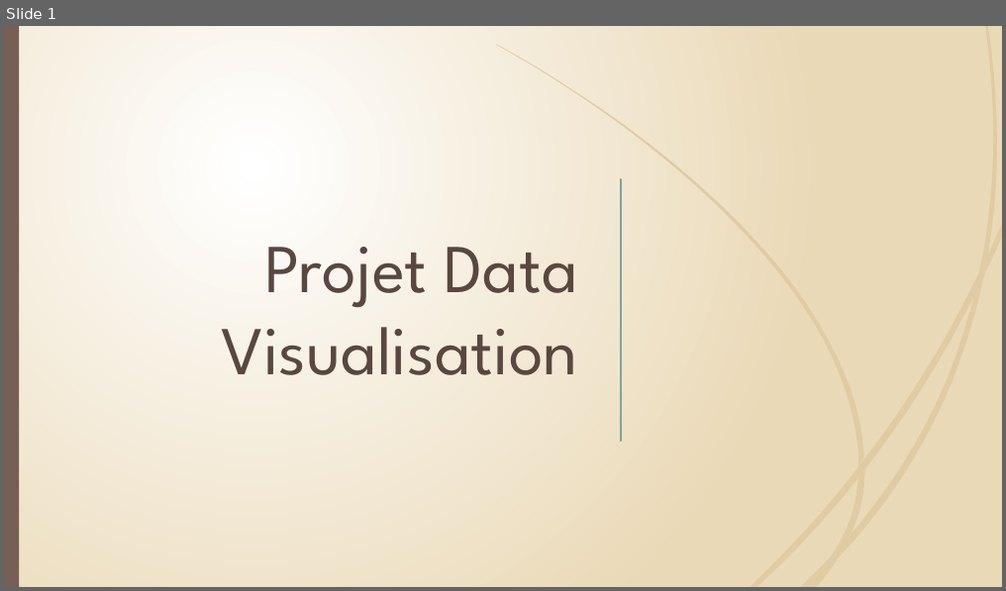
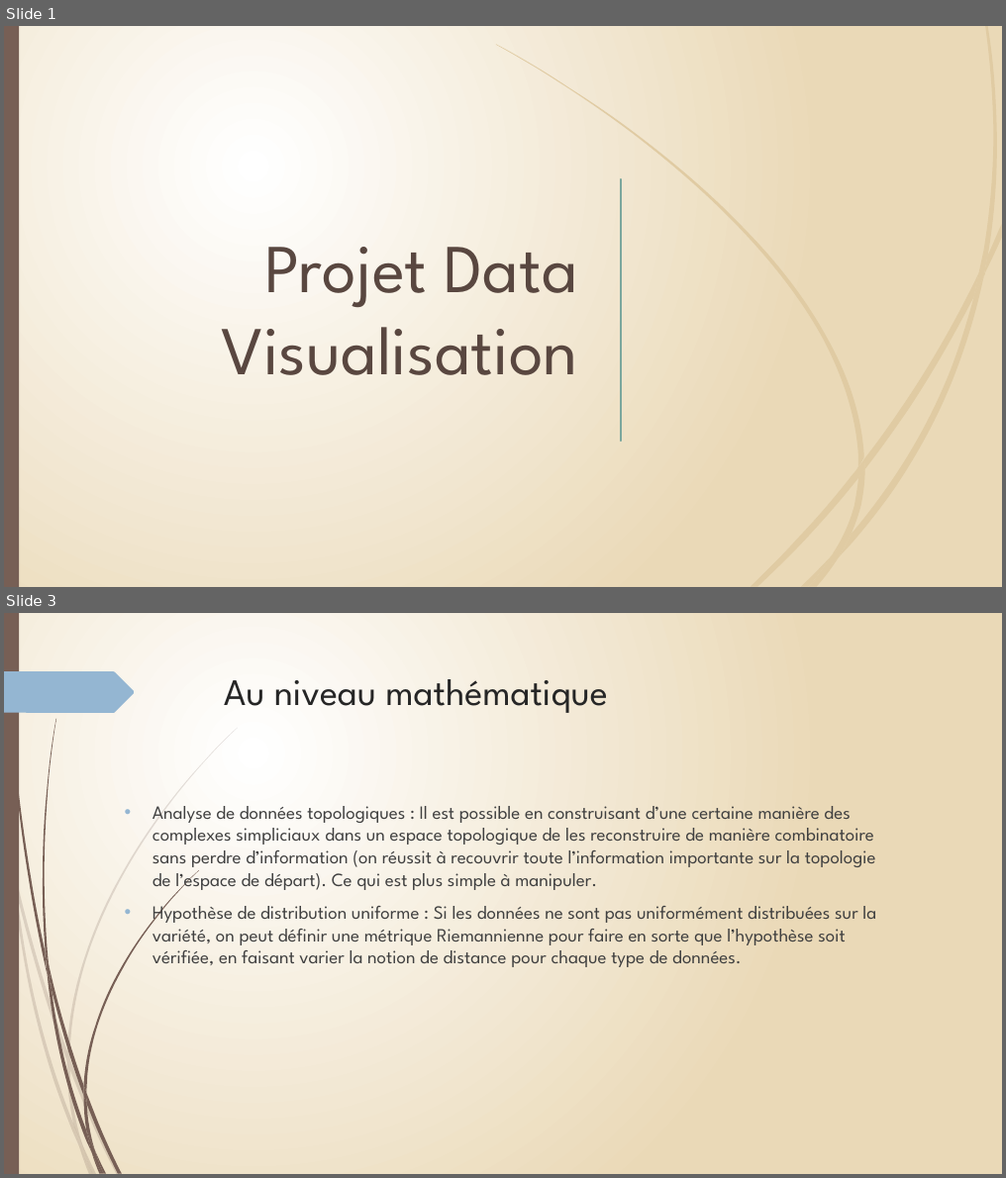
Before and after one commit to Phi-gif/DataViz, a slide deck: diapo.pptx. Shown one above the other, each under a label of ours: slide 1 before the commit, slides 1 and 3 after it; the slides between them are not shown. The pictures are 1006x591 and 1006x1178 pixels, drawn with LibreOffice and Linux fonts; fonts in the diff are those of the drawing. Boxes give left, top, right and bottom in pixels: in the first picture for what was removed or moved away, otherwise in the second. Text is boxed around its words. In the diff, an @@ line names an element or a change of style, - is before the commit and + after.

```diff
--- a/diapo.pptx
+++ b/diapo.pptx
@@ slide 3 added at bbox=[4, 613, 1002, 1174], background gradient #FFFFFF to #EBD9B7; not listed: 22 template elements that a slide beside it also shows @@
@@ rectangle added at bbox=[4, 613, 19, 1174], fill #775F55 @@
@@ freeform shape added at bbox=[4, 671, 135, 713], fill #94B6D2 @@
@@ title added at bbox=[224, 679, 607, 713], 36 pt, text #262626 @@
+Au niveau mathématique
@@ text added at bbox=[152, 806, 876, 967], 18 pt, text #404040 @@
+• Analyse de données topologiques : Il est possible en construisant d’une certaine manière des
+  complexes simpliciaux dans un espace topologique de les reconstruire de manière combinatoire sans perdre d’information (on réussit à recouvrir toute l’information importante sur la topologie de l’espace de départ). Ce qui est plus simple à manipuler.
+• Hypothèse de distribution uniforme : Si les données ne sont pas uniformément distribuées sur la variété, on peut définir une métrique Riemannienne pour faire en sorte que l’hypothèse soit vérifiée, en faisant varier la notion de distance pour chaque type de données.
```
Also in this commit, not shown: 3 slides changed, 10 other slides added, 4 slides removed.
